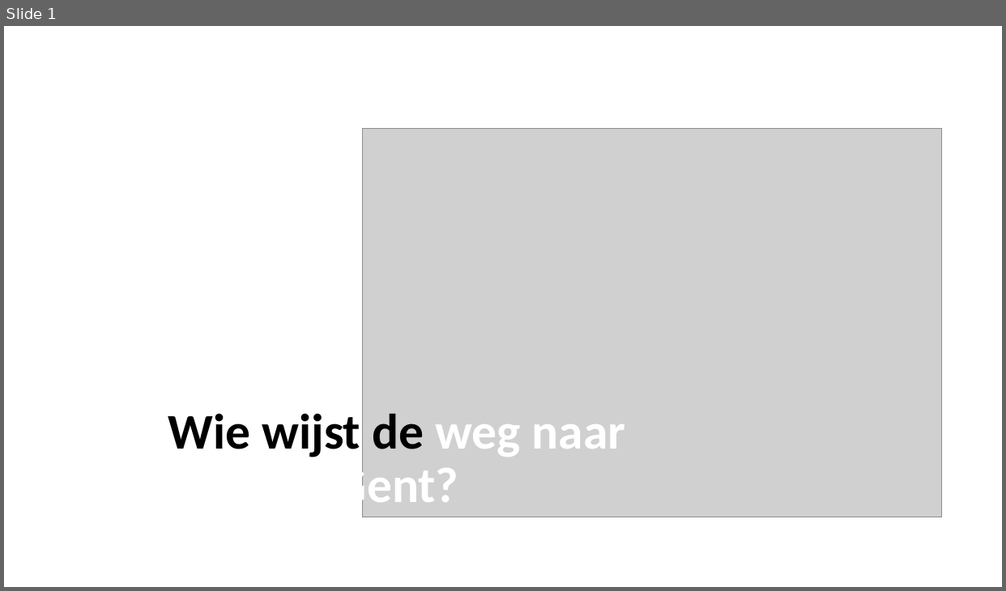
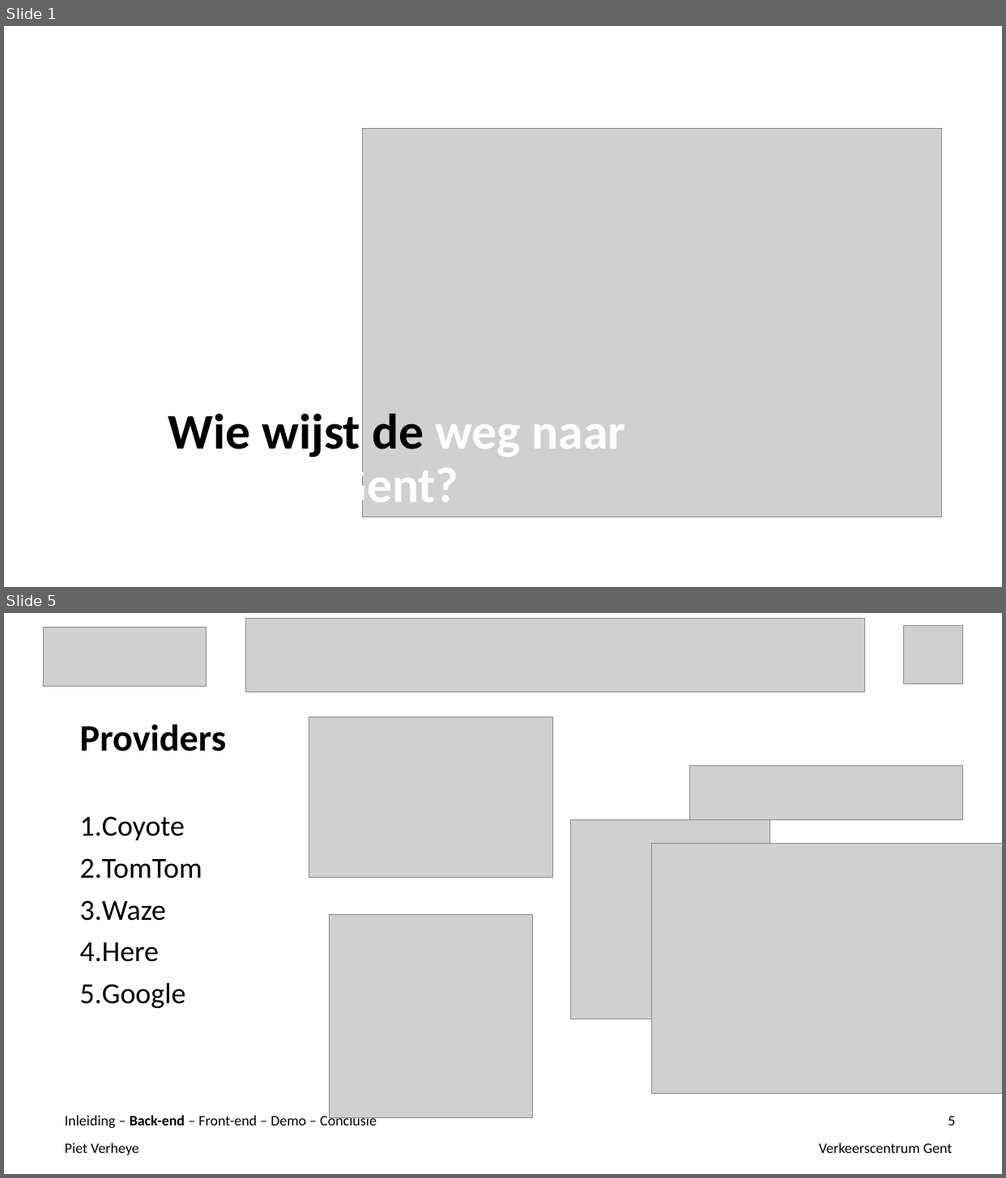
Before and after one commit to ghentlivinglab/Traffic-Travel-Time-Analyzer-1, a slide deck: Einddocumentatie/Presentatie.ppt. Shown one above the other, each under a label of ours: slide 1 before the commit, slides 1 and 5 after it; the slides between them are not shown. The pictures are 1006x591 and 1006x1178 pixels, drawn with LibreOffice and Linux fonts; fonts in the diff are those of the drawing; grey boxes stand for pictures. Boxes give left, top, right and bottom in pixels: in the first picture for what was removed or moved away, otherwise in the second. Text is boxed around its words. In the diff, an @@ line names an element or a change of style, - is before the commit and + after.

Commit message:
mijn deel presentatie. back-end

```diff
--- a/Einddocumentatie/Presentatie.ppt
+++ b/Einddocumentatie/Presentatie.ppt
@@ slide 5 added at box(4, 613, 1002, 1174), background #FFFFFF @@
@@ picture added at box(43, 628, 206, 687) @@
@@ picture added at box(245, 618, 865, 692) @@
@@ picture added at box(903, 625, 962, 684) @@
@@ text added at box(80, 724, 226, 1008), 28 pt, text #000000 @@
+Providers
+1. Coyote
+2. TomTom
+3. Waze
+4. Here
+5. Google
@@ picture added at box(309, 717, 553, 878) @@
@@ picture added at box(689, 765, 962, 820) @@
@@ picture added at box(570, 820, 770, 1019) @@
@@ picture added at box(651, 843, 1002, 1094) @@
@@ picture added at box(330, 914, 532, 1117) @@
@@ text added at box(65, 1114, 377, 1128), 14 pt, text #000000 @@
+Inleiding – Back-end – Front-end – Demo – Conclusie
@@ page number added at box(948, 1116, 955, 1126), 14 pt, text #000000 @@
+5
@@ text added at box(65, 1143, 139, 1156), 14 pt, text #000000 @@
+Piet Verheye
@@ text added at box(819, 1143, 953, 1153), 14 pt, text #000000 @@
+Verkeerscentrum Gent
```
Also in this commit, not shown: 14 slides changed, 5 other slides added.
